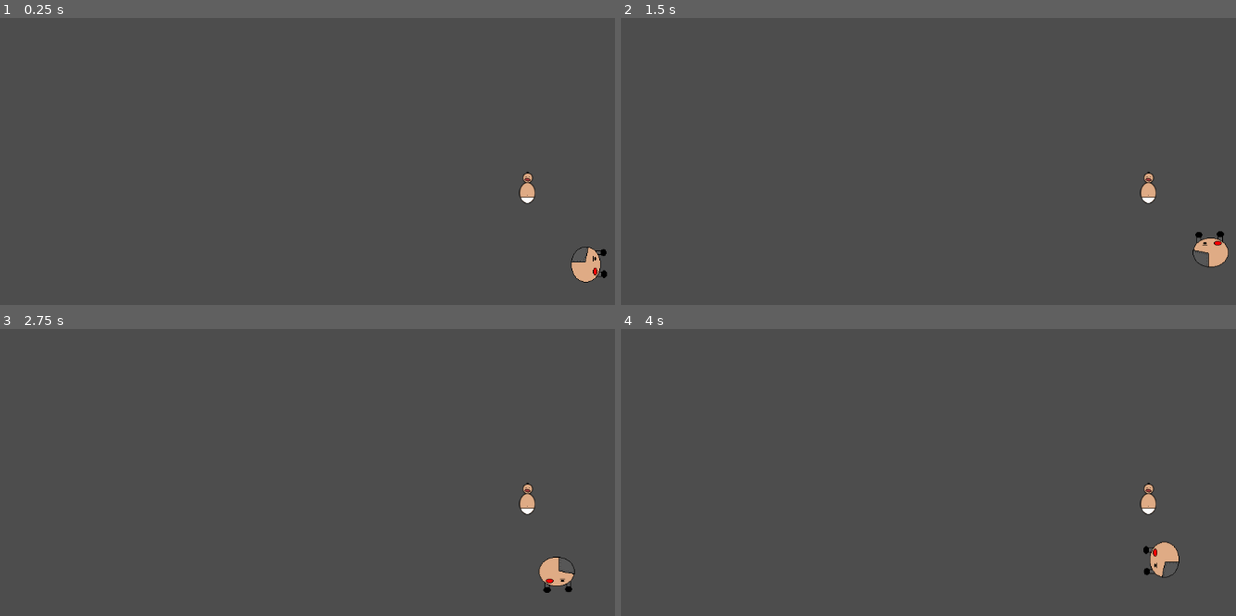
Above: before the commit, frames 1-4 (two rows, left to right).
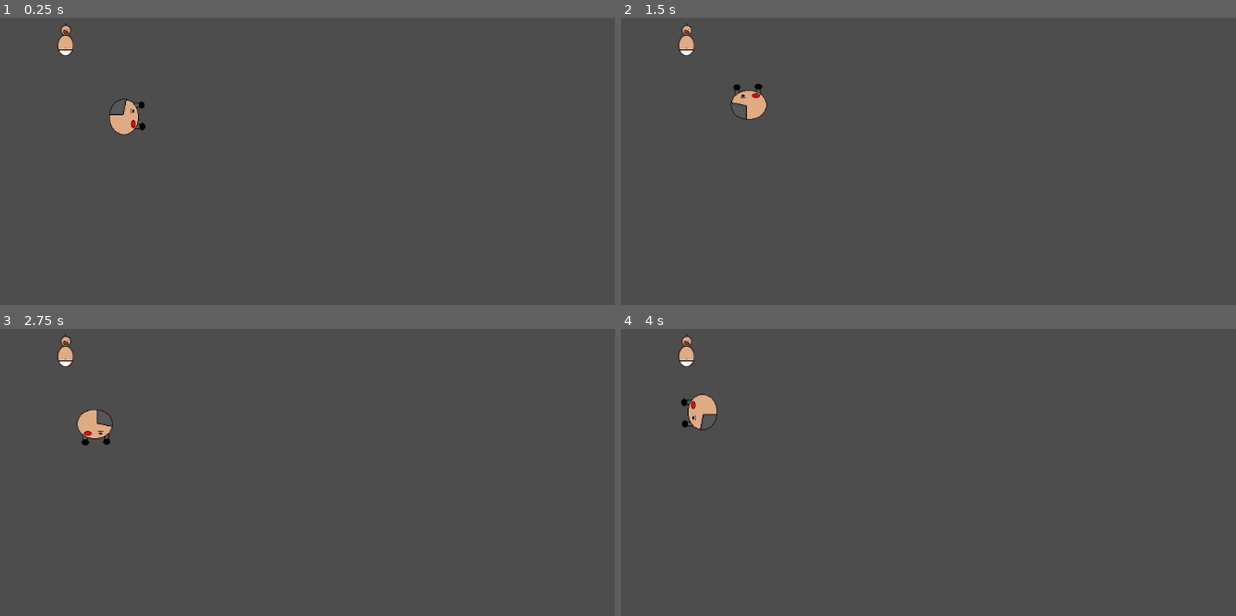
Above: after the commit, the same moments.

Repository: discoaaron/gamejam
Game: Godot game, scene res://Main.tscn
The game is run twice, just before and just after one commit, with the same random seed, the same clock (stepped at 60 frames per second) and the same inputs.
Inputs:
- Up to frame 1 (0.25 s): no input
- Up to frame 2 (1.5 s): tap Enter at 0.5 s; tap A (a) at 0.6 s; tap D (d) at 0.8, 1.35 s; tap Space at 1.25 s
- Up to frame 3 (2.75 s): tap S (s) at 1.55, 2.1 s; tap Enter at 2 s; tap A (a) at 2.3 s
- Up to frame 4 (4 s): tap Space at 2.75 s; tap A (a) at 2.85 s; tap D (d) at 3.05, 3.6 s; tap Enter at 3.5 s; tap S (s) at 3.8 s

The runs differ from the first frame. In frame 1, 1.3% of the frame differs, in the area x 9-99%, y 1-93%; in frame 2, 1.2%; in frame 3, 1.3%; in frame 4, 1.3%.

Commit message:
More edits

Diff:
--- a/game/Main.tscn
+++ b/game/Main.tscn
@@ -5,7 +5,6 @@
 [ext_resource type="PackedScene" uid="uid://bnqyrnrvtf11f" path="res://scenes/baby/baby.tscn" id="3_1mr6s"]
 
 [node name="Main" type="Node2D"]
-position = Vector2(719, 230)
 script = ExtResource("1_m74ch")
 dad_scene = ExtResource("2_0ntrq")
 
--- a/game/scenes/baby/baby.tscn
+++ b/game/scenes/baby/baby.tscn
@@ -4,12 +4,13 @@
 [ext_resource type="Texture2D" uid="uid://ctsgab0pttv18" path="res://art/Baby.png" id="1_wj4r6"]
 
 [sub_resource type="CapsuleShape2D" id="CapsuleShape2D_ee0u2"]
-radius = 13.0
-height = 34.0
+radius = 12.0
+height = 32.0
 
 [sub_resource type="CircleShape2D" id="CircleShape2D_vi5uo"]
+radius = 8.0
 
-[node name="Baby" type="Node2D"]
+[node name="Baby" type="StaticBody2D"]
 script = ExtResource("1_77sm7")
 
 [node name="Sprite2D" type="Sprite2D" parent="."]
@@ -18,7 +19,7 @@
 [node name="Area2D" type="Area2D" parent="."]
 
 [node name="CollisionShape2D" type="CollisionShape2D" parent="Area2D"]
-position = Vector2(0, 8)
+position = Vector2(0, 9)
 shape = SubResource("CapsuleShape2D_ee0u2")
 
 [node name="CollisionShape2D2" type="CollisionShape2D" parent="Area2D"]
--- a/game/scenes/dad/dad.gd
+++ b/game/scenes/dad/dad.gd
@@ -8,17 +8,12 @@
 @export var left = "not_set"
 @export var right = "not_set"
 
-@onready var body_collision: CollisionShape2D = $Body_Collision
-@onready var hands_collision: Area2D = $Hands_Collision
-@onready var baby: Node2D = get_node ("Baby")
-
 
 var screen_size # Size of the game window.
 
 # Called when the node enters the scene tree for the first time.
 func _ready() -> void:
 	screen_size = get_viewport_rect().size
-	hands_collision.body_entered.connect(on_hands_entered)
 
 
 # Called every frame. 'delta' is the elapsed time since the previous frame.
@@ -46,6 +41,9 @@
 	position += velocity * delta
 	position = position.clamp(Vector2.ZERO, screen_size)
 
-func on_hands_entered (body: Node2D) -> void:
+
+
+
+func _on_hands_collision_body_entered(body: Node2D) -> void:
 	if body is Baby:
-		print("success yea")
+		print("Success")
--- a/game/scenes/dad/dad.tscn
+++ b/game/scenes/dad/dad.tscn
@@ -24,5 +24,7 @@
 [node name="Hands_Collision" type="Area2D" parent="."]
 
 [node name="CollisionShape2D" type="CollisionShape2D" parent="Hands_Collision"]
-position = Vector2(18, -2)
+position = Vector2(27, -1)
 shape = SubResource("CapsuleShape2D_qqgts")
+
+[connection signal="body_entered" from="Hands_Collision" to="." method="_on_hands_collision_body_entered"]
